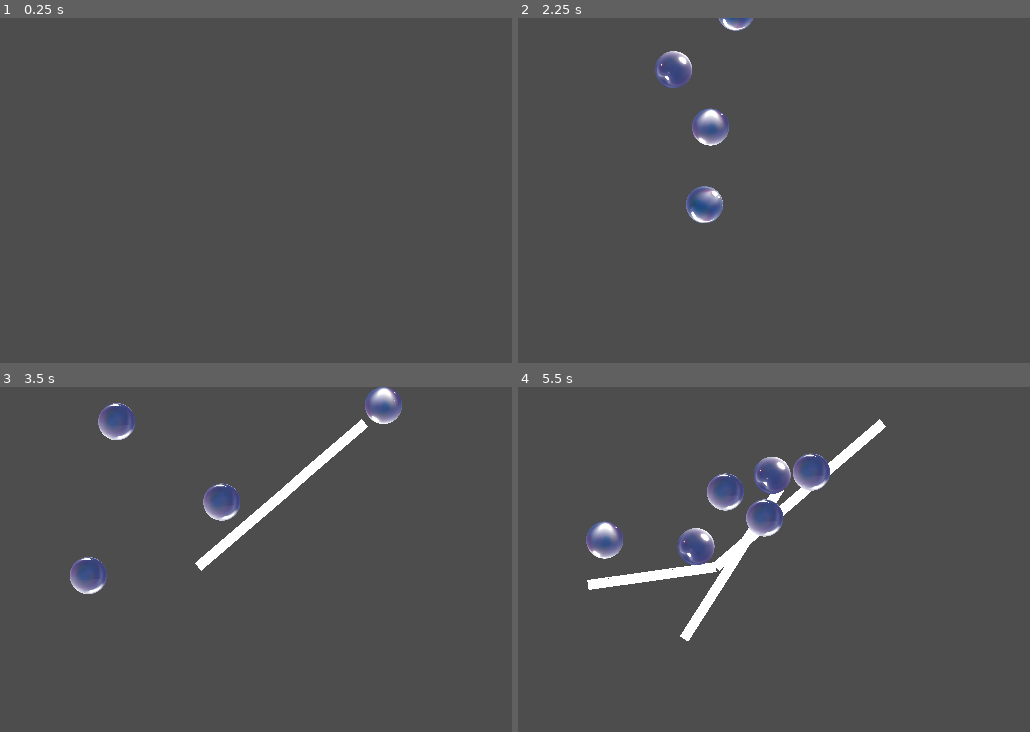
Above: before the commit, frames 1-4 (two rows, left to right).
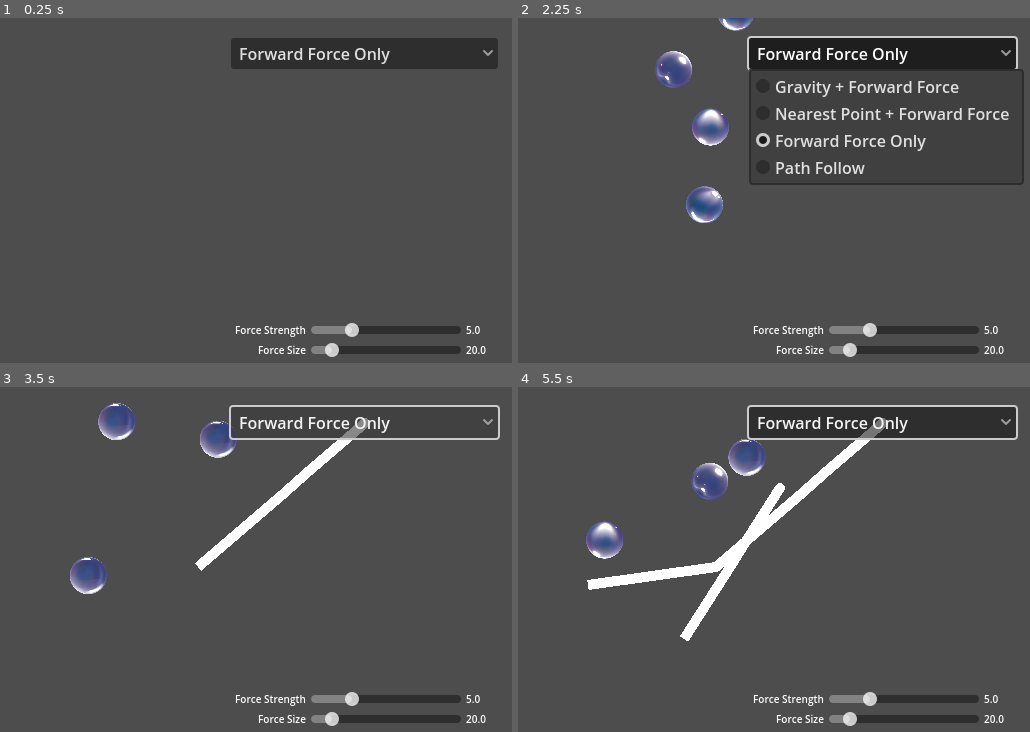
Above: after the commit, the same moments.

Repository: outrightmental/ggj25-bubble-up
Game: Godot game, scene res://scenes/miranda_experiment_currents/currents_experiment.tscn
Same seed, same stepped clock (60 frames per second), same inputs: the game is played once before the commit and once after it. This scene is started directly instead of the project's main scene.
Inputs (mouse positions are in pixels of both pictures, inside the frame that each line leads up to):
- Up to frame 1 (0.25 s): no input
- Up to frame 2 (2.25 s): click (881, 52) at 0.5 s, where only the run after the commit has a clickable "Forward Force Only"; click (881, 52) at 1.25 s, where only the run after the commit has a clickable "Forward Force Only"; click (881, 52) at 2 s, where only the run after the commit has a clickable "Forward Force Only"
- Up to frame 3 (3.5 s): drag from (199, 566) to (363, 421) at 2.77 s
- Up to frame 4 (5.5 s): drag from (589, 583) to (717, 566) at 3.52 s; move the mouse to (779, 487) at 4.27 s; click (779, 487) at 4.35 s; drag from (681, 638) to (779, 487) at 5.02 s

The runs differ from the first frame. In frame 1, 6.3% of the frame differs, in the area x 45-98%, y 5-99%; in frame 2, 9.7%; in frame 3, 4.7%; in frame 4, 11%, in the area x 17-98%, y 5-99%.

Commit message:
current settings (not all implemented yet)

Diff:
--- a/global.gd
+++ b/global.gd
@@ -5,7 +5,6 @@
 var drag_factor: float          = 0.1
 var dragging_force_min: float   = 5 # How much force is applied when dragging
 var dragging_force_max: float   = 200 # How much force is applied when dragging
-
 
 func set_drag_behavior(value: DragBehavior):
 	drag_behavior = value
@@ -27,3 +26,36 @@
 
 func get_drag_force() -> float:
 	return lerp(dragging_force_min, dragging_force_max, drag_factor)
+
+# Currents stuff
+
+signal currents_behavior_changed(value: CurrentBehavior)
+signal current_param_changed(name: String, value: float)
+
+enum CurrentBehavior {
+	GRAVITY_FORWARD_FORCE = 0,
+	NEAREST_POINT_FORWARD_FORCE = 1,
+	FORWARD_FORCE_ONLY = 2,
+	PATH_FOLLOW = 3
+}
+var currents_behavior: CurrentBehavior = CurrentBehavior.FORWARD_FORCE_ONLY
+var current_g_strength := 0.0:
+	set(v):
+		current_g_strength = v
+		emit_signal('current_param_changed', 'current_g_strength', v)
+var current_g_size := 0.0:
+	set(v):
+		current_g_size = v
+		emit_signal('current_param_changed', 'current_g_size', v)
+var current_f_strength := 0.0:
+	set(v):
+		current_f_strength = v
+		emit_signal('current_param_changed', 'current_f_strength', v)
+var current_f_size := 0.0:
+	set(v):
+		current_f_size = v
+		emit_signal('current_param_changed', 'current_f_size', v)
+
+func set_currents_behavior(value: CurrentBehavior):
+	currents_behavior = value
+	emit_signal('currents_behavior_changed', value)
--- a/models/currents/current.gd
+++ b/models/currents/current.gd
@@ -7,11 +7,21 @@
 @onready var curve = $Line2D
 @onready var timer = $Timer
 
+enum ForceDirectionMode {
+	PREV_TO_CURRENT = 0,
+	CURRENT_TO_NEXT = 1
+}
+
+@export var force_direction_mode = ForceDirectionMode.CURRENT_TO_NEXT
+
 # var POINT_DRAW_TIMEOUT = 0.0005
 # var point_draw_counter = 0
 
 var initial_point: Vector2 = Vector2.ZERO
+
 var previous_point_coords := Vector2.ZERO
+var previous_point: CurrentPoint = null
+
 var is_active := false
 
 func _ready():
@@ -28,10 +38,20 @@
 	curve.add_point(pos)
 
 	# Calculate force
-	var directional = pos - previous_point_coords
-	var new_current_point = CurrentPointScene.instantiate().init_with(pos, directional)
-	add_child(new_current_point)
-	previous_point_coords = pos
+	if force_direction_mode == ForceDirectionMode.PREV_TO_CURRENT:
+		var directional = pos - previous_point_coords
+		var new_current_point = CurrentPointScene.instantiate().init_with(pos, directional)
+		add_child(new_current_point)
+		previous_point_coords = pos
+		previous_point = new_current_point
+	else:
+		var directional = pos - previous_point_coords
+		var new_current_point = CurrentPointScene.instantiate().init_with(pos, Vector2.ZERO)
+		add_child(new_current_point)
+		if previous_point != null:
+			previous_point.update_direction(directional)
+		previous_point_coords = pos
+		previous_point = new_current_point
 
 func draw_point():
 	create_point(get_global_mouse_position())
--- a/models/currents/current.tscn
+++ b/models/currents/current.tscn
@@ -1,11 +1,19 @@
-[gd_scene load_steps=2 format=3 uid="uid://bi5jd8phit4cn"]
+[gd_scene load_steps=3 format=3 uid="uid://bi5jd8phit4cn"]
 
 [ext_resource type="Script" path="res://models/currents/current.gd" id="1_vbsca"]
+
+[sub_resource type="ParticleProcessMaterial" id="ParticleProcessMaterial_tcv4g"]
+particle_flag_disable_z = true
+gravity = Vector3(0, 98, 0)
 
 [node name="Current" type="Node2D"]
 script = ExtResource("1_vbsca")
 
 [node name="Line2D" type="Line2D" parent="."]
+joint_mode = 2
+
+[node name="GPUParticles2D" type="GPUParticles2D" parent="Line2D"]
+process_material = SubResource("ParticleProcessMaterial_tcv4g")
 
 [node name="Timer" type="Timer" parent="."]
 one_shot = true
--- a/models/currents/current_point.gd
+++ b/models/currents/current_point.gd
@@ -1,15 +1,32 @@
-extends Area2D
+class_name CurrentPoint extends Area2D
 
 const DECAY_FACTOR = 200.0
-const CURRENT_STRENGTH = 5.0
+
+var force_strength = 0.0
 
 var direction := Vector2.ZERO
-@onready var force_emitted = $ForceEmitter
+@onready var force_emitter = $ForceEmitter
+@onready var gravity_shape = $CollisionShape2D
+@onready var force_shape = $ForceEmitter/CollisionShape2D
 
 func init_with(pos: Vector2, p_direction: Vector2):
 	position = pos
 	direction = p_direction
 	return self
+
+func update_direction(p_direction: Vector2):
+	direction = p_direction
+	# Update force against intersecting bodies
+	for body in force_emitter.get_overlapping_bodies():
+		print('body')
+		if body.has_method('apply_central_impulse'):
+			body.apply_central_impulse(direction * force_strength)
+
+func _ready() -> void:
+	force_strength = Global.current_f_strength
+	Global.connect('currents_behavior_changed', _on_currents_behavior_changed)
+	Global.connect('current_param_changed', _on_current_param_changed)
+	set_current_behavior(Global.currents_behavior)
 
 func _process(delta):
 	# Slowly reduce force to zero over time
@@ -20,4 +37,33 @@
 
 func _on_force_emitter_body_entered(body:Node2D) -> void:
 	if body.has_method('apply_central_impulse'):
-		body.apply_central_impulse(direction * CURRENT_STRENGTH)
+		body.apply_central_impulse(direction * force_strength)
+
+func _on_currents_behavior_changed(value: Global.CurrentBehavior):
+	set_current_behavior(value)
+
+func set_current_behavior(value: Global.CurrentBehavior):
+	match value:
+		Global.CurrentBehavior.GRAVITY_FORWARD_FORCE:
+			gravity_space_override = SpaceOverride.SPACE_OVERRIDE_REPLACE
+		Global.CurrentBehavior.NEAREST_POINT_FORWARD_FORCE:
+			gravity_space_override = SpaceOverride.SPACE_OVERRIDE_DISABLED
+		Global.CurrentBehavior.PATH_FOLLOW:
+			pass
+		Global.CurrentBehavior.FORWARD_FORCE_ONLY, _:
+			gravity_space_override = SpaceOverride.SPACE_OVERRIDE_DISABLED
+
+func _on_current_param_changed(param_name: String, value: float):
+	match param_name:
+		'current_g_strength':
+			prints('changing gravity to', value)
+			gravity = value
+		'current_g_size':
+			prints('changing gravity size to', value)
+			gravity_shape.shape.radius = value
+		'current_f_strength':
+			prints('changing force strength to', value)
+			force_strength = value
+		'current_f_size':
+			prints('changing force size to', value)
+			force_shape.shape.radius = value
--- a/models/currents/current_point.tscn
+++ b/models/currents/current_point.tscn
@@ -6,10 +6,10 @@
 radius = 30.0
 
 [sub_resource type="CircleShape2D" id="CircleShape2D_g3w6a"]
-radius = 20.0
+radius = 30.0
 
 [node name="CurrentPoint" type="Area2D"]
-gravity_space_override = 3
+gravity_space_override = 1
 gravity_point = true
 gravity_point_center = Vector2(0, 0)
 gravity_direction = Vector2(0, 0)
--- a/scenes/miranda_experiment_currents/currents_experiment.tscn
+++ b/scenes/miranda_experiment_currents/currents_experiment.tscn
@@ -1,8 +1,9 @@
-[gd_scene load_steps=4 format=3 uid="uid://ccxygjcelwpxa"]
+[gd_scene load_steps=5 format=3 uid="uid://ccxygjcelwpxa"]
 
 [ext_resource type="PackedScene" uid="uid://cdwvrae81naga" path="res://models/bubble/bubble_emitter.tscn" id="1_akn24"]
-[ext_resource type="PackedScene" uid="uid://gl5hdp43qnoj" path="res://models/controls/controls.tscn" id="1_i2aw0"]
 [ext_resource type="PackedScene" uid="uid://du0bix06fta8k" path="res://models/currents/current_detector.tscn" id="1_lvb3o"]
+[ext_resource type="Script" path="res://scenes/miranda_experiment_currents/physics_selector.gd" id="3_7jgml"]
+[ext_resource type="Script" path="res://scenes/miranda_experiment_currents/param_sliders.gd" id="4_4tnk3"]
 
 [node name="CurrentsExperiment" type="Node2D"]
 
@@ -13,4 +14,149 @@
 spawn_rate = 3.0
 max_bubbles = 500
 
-[node name="Controls" parent="." instance=ExtResource("1_i2aw0")]
+[node name="Controls" type="CanvasLayer" parent="."]
+
+[node name="MarginContainer" type="MarginContainer" parent="Controls"]
+anchors_preset = 15
+anchor_right = 1.0
+anchor_bottom = 1.0
+grow_horizontal = 2
+grow_vertical = 2
+theme_override_constants/margin_left = 20
+theme_override_constants/margin_top = 20
+theme_override_constants/margin_right = 20
+theme_override_constants/margin_bottom = 20
+
+[node name="VBoxContainer" type="VBoxContainer" parent="Controls/MarginContainer"]
+layout_mode = 2
+
+[node name="PhysicsSelector" type="OptionButton" parent="Controls/MarginContainer/VBoxContainer"]
+layout_mode = 2
+size_flags_horizontal = 8
+size_flags_vertical = 0
+item_count = 4
+popup/item_0/text = "Gravity + Forward Force"
+popup/item_1/text = "Nearest Point + Forward Force"
+popup/item_1/id = 1
+popup/item_2/text = "Forward Force Only"
+popup/item_2/id = 2
+popup/item_3/text = "Path Follow"
+popup/item_3/id = 3
+script = ExtResource("3_7jgml")
+
+[node name="Sliders" type="VBoxContainer" parent="Controls/MarginContainer/VBoxContainer"]
+layout_mode = 2
+size_flags_horizontal = 8
+size_flags_vertical = 10
+mouse_filter = 0
+script = ExtResource("4_4tnk3")
+
+[node name="GravityStrength" type="HBoxContainer" parent="Controls/MarginContainer/VBoxContainer/Sliders"]
+layout_mode = 2
+size_flags_horizontal = 8
+size_flags_vertical = 10
+theme_override_constants/separation = 5
+
+[node name="Label" type="Label" parent="Controls/MarginContainer/VBoxContainer/Sliders/GravityStrength"]
+layout_mode = 2
+theme_override_font_sizes/font_size = 10
+text = "Gravity Strength"
+
+[node name="Slider" type="HSlider" parent="Controls/MarginContainer/VBoxContainer/Sliders/GravityStrength"]
+custom_minimum_size = Vector2(150, 0)
+layout_mode = 2
+size_flags_horizontal = 8
+size_flags_vertical = 10
+min_value = -4096.0
+max_value = 4096.0
+value = -200.0
+
+[node name="Value" type="Label" parent="Controls/MarginContainer/VBoxContainer/Sliders/GravityStrength"]
+custom_minimum_size = Vector2(32, 0)
+layout_mode = 2
+theme_override_font_sizes/font_size = 10
+text = "0.0"
+
+[node name="GravitySize" type="HBoxContainer" parent="Controls/MarginContainer/VBoxContainer/Sliders"]
+layout_mode = 2
+size_flags_horizontal = 8
+size_flags_vertical = 10
+theme_override_constants/separation = 5
+
+[node name="Label" type="Label" parent="Controls/MarginContainer/VBoxContainer/Sliders/GravitySize"]
+layout_mode = 2
+theme_override_font_sizes/font_size = 10
+text = "Gravity Size"
+
+[node name="Slider" type="HSlider" parent="Controls/MarginContainer/VBoxContainer/Sliders/GravitySize"]
+custom_minimum_size = Vector2(150, 0)
+layout_mode = 2
+size_flags_horizontal = 8
+size_flags_vertical = 10
+max_value = 200.0
+step = 0.1
+value = 30.0
+
+[node name="Value" type="Label" parent="Controls/MarginContainer/VBoxContainer/Sliders/GravitySize"]
+custom_minimum_size = Vector2(32, 0)
+layout_mode = 2
+theme_override_font_sizes/font_size = 10
+text = "0.0"
+
+[node name="ForceStrength" type="HBoxContainer" parent="Controls/MarginContainer/VBoxContainer/Sliders"]
+layout_mode = 2
+size_flags_horizontal = 8
+size_flags_vertical = 10
+theme_override_constants/separation = 5
+
+[node name="Label" type="Label" parent="Controls/MarginContainer/VBoxContainer/Sliders/ForceStrength"]
+layout_mode = 2
+theme_override_font_sizes/font_size = 10
+text = "Force Strength"
+
+[node name="Slider" type="HSlider" parent="Controls/MarginContainer/VBoxContainer/Sliders/ForceStrength"]
+custom_minimum_size = Vector2(150, 0)
+layout_mode = 2
+size_flags_horizontal = 8
+size_flags_vertical = 10
+max_value = 20.0
+step = 0.1
+value = 5.0
+
+[node name="Value" type="Label" parent="Controls/MarginContainer/VBoxContainer/Sliders/ForceStrength"]
+custom_minimum_size = Vector2(32, 0)
+layout_mode = 2
+theme_override_font_sizes/font_size = 10
+text = "0.0"
+
+[node name="ForceSize" type="HBoxContainer" parent="Controls/MarginContainer/VBoxContainer/Sliders"]
+layout_mode = 2
+size_flags_horizontal = 8
+size_flags_vertical = 10
+theme_override_constants/separation = 5
+
+[node name="Label" type="Label" parent="Controls/MarginContainer/VBoxContainer/Sliders/ForceSize"]
+layout_mode = 2
+theme_override_font_sizes/font_size = 10
+text = "Force Size"
+
+[node name="Slider" type="HSlider" parent="Controls/MarginContainer/VBoxContainer/Sliders/ForceSize"]
+custom_minimum_size = Vector2(150, 0)
+layout_mode = 2
+size_flags_horizontal = 8
+size_flags_vertical = 10
+max_value = 200.0
+step = 0.1
+value = 20.0
+
+[node name="Value" type="Label" parent="Controls/MarginContainer/VBoxContainer/Sliders/ForceSize"]
+custom_minimum_size = Vector2(32, 0)
+layout_mode = 2
+theme_override_font_sizes/font_size = 10
+text = "0.0"
+
+[connection signal="item_selected" from="Controls/MarginContainer/VBoxContainer/PhysicsSelector" to="Controls/MarginContainer/VBoxContainer/PhysicsSelector" method="_on_item_selected"]
+[connection signal="value_changed" from="Controls/MarginContainer/VBoxContainer/Sliders/GravityStrength/Slider" to="Controls/MarginContainer/VBoxContainer/Sliders" method="_on_g_strength_slider_value_changed"]
+[connection signal="value_changed" from="Controls/MarginContainer/VBoxContainer/Sliders/GravitySize/Slider" to="Controls/MarginContainer/VBoxContainer/Sliders" method="_on_g_size_slider_value_changed"]
+[connection signal="value_changed" from="Controls/MarginContainer/VBoxContainer/Sliders/ForceStrength/Slider" to="Controls/MarginContainer/VBoxContainer/Sliders" method="_on_f_strength_slider_value_changed"]
+[connection signal="value_changed" from="Controls/MarginContainer/VBoxContainer/Sliders/ForceSize/Slider" to="Controls/MarginContainer/VBoxContainer/Sliders" method="_on_f_size_slider_value_changed"]
--- /dev/null
+++ b/scenes/miranda_experiment_currents/param_sliders.gd
@@ -0,0 +1,72 @@
+extends VBoxContainer
+
+@onready var g_strength_label = $GravityStrength
+@onready var g_size_label = $GravitySize
+@onready var f_size_label = $ForceSize
+@onready var f_strength_label = $ForceStrength
+
+func get_value_label_node(label: Node):
+	return label.get_node('Value')
+
+func get_current_value(label: Node):
+	return label.get_node('Slider').value
+
+# Called when the node enters the scene tree for the first time.
+func _ready() -> void:
+	Global.connect('currents_behavior_changed', _on_currents_behavior_changed)
+	Global.current_g_strength = get_current_value(g_strength_label)
+	Global.current_g_size = get_current_value(g_size_label)
+	Global.current_f_size = get_current_value(f_size_label)
+	Global.current_f_strength = get_current_value(f_strength_label)
+	update_labels()
+	_on_currents_behavior_changed(Global.currents_behavior)
+
+func update_labels():
+	get_value_label_node(g_strength_label).text = str(Global.current_g_strength).pad_decimals(1)
+	get_value_label_node(g_size_label).text = str(Global.current_g_size).pad_decimals(1)
+	get_value_label_node(f_size_label).text = str(Global.current_f_size).pad_decimals(1)
+	get_value_label_node(f_strength_label).text = str(Global.current_f_strength).pad_decimals(1)
+
+func _on_f_strength_slider_value_changed(value:float) -> void:
+	Global.current_f_strength = value
+	update_labels()
+
+func _on_g_strength_slider_value_changed(value:float) -> void:
+	Global.current_g_strength = value
+	update_labels()
+
+func _on_g_size_slider_value_changed(value:float) -> void:
+	Global.current_g_size = value
+	update_labels()
+
+func _on_f_size_slider_value_changed(value:float) -> void:
+	Global.current_f_size = value
+	update_labels()
+
+func _on_currents_behavior_changed(value: Global.CurrentBehavior):
+	match value:
+		Global.CurrentBehavior.GRAVITY_FORWARD_FORCE:
+			g_strength_label.visible = true
+			g_size_label.visible = true
+			f_size_label.visible = true
+			f_strength_label.visible = true
+		Global.CurrentBehavior.NEAREST_POINT_FORWARD_FORCE:
+			g_strength_label.visible = false
+			g_size_label.visible = false
+			f_size_label.visible = true
+			f_strength_label.visible = true
+		Global.CurrentBehavior.FORWARD_FORCE_ONLY:
+			g_strength_label.visible = false
+			g_size_label.visible = false
+			f_size_label.visible = true
+			f_strength_label.visible = true
+		Global.CurrentBehavior.PATH_FOLLOW:
+			g_strength_label.visible = false
+			g_size_label.visible = false
+			f_size_label.visible = true
+			f_strength_label.visible = true
+		_:
+			g_strength_label.visible = true
+			g_size_label.visible = true
+			f_size_label.visible = true
+			f_strength_label.visible = true
--- /dev/null
+++ b/scenes/miranda_experiment_currents/physics_selector.gd
@@ -0,0 +1,8 @@
+extends OptionButton
+
+# Called when the node enters the scene tree for the first time.
+func _ready() -> void:
+	select(Global.currents_behavior)
+
+func _on_item_selected(index:int) -> void:
+	Global.set_currents_behavior(index)
Binary file added: assets/particles/bubble_particle.png
Not shown, added: assets/particles/bubble_particle.png.import
